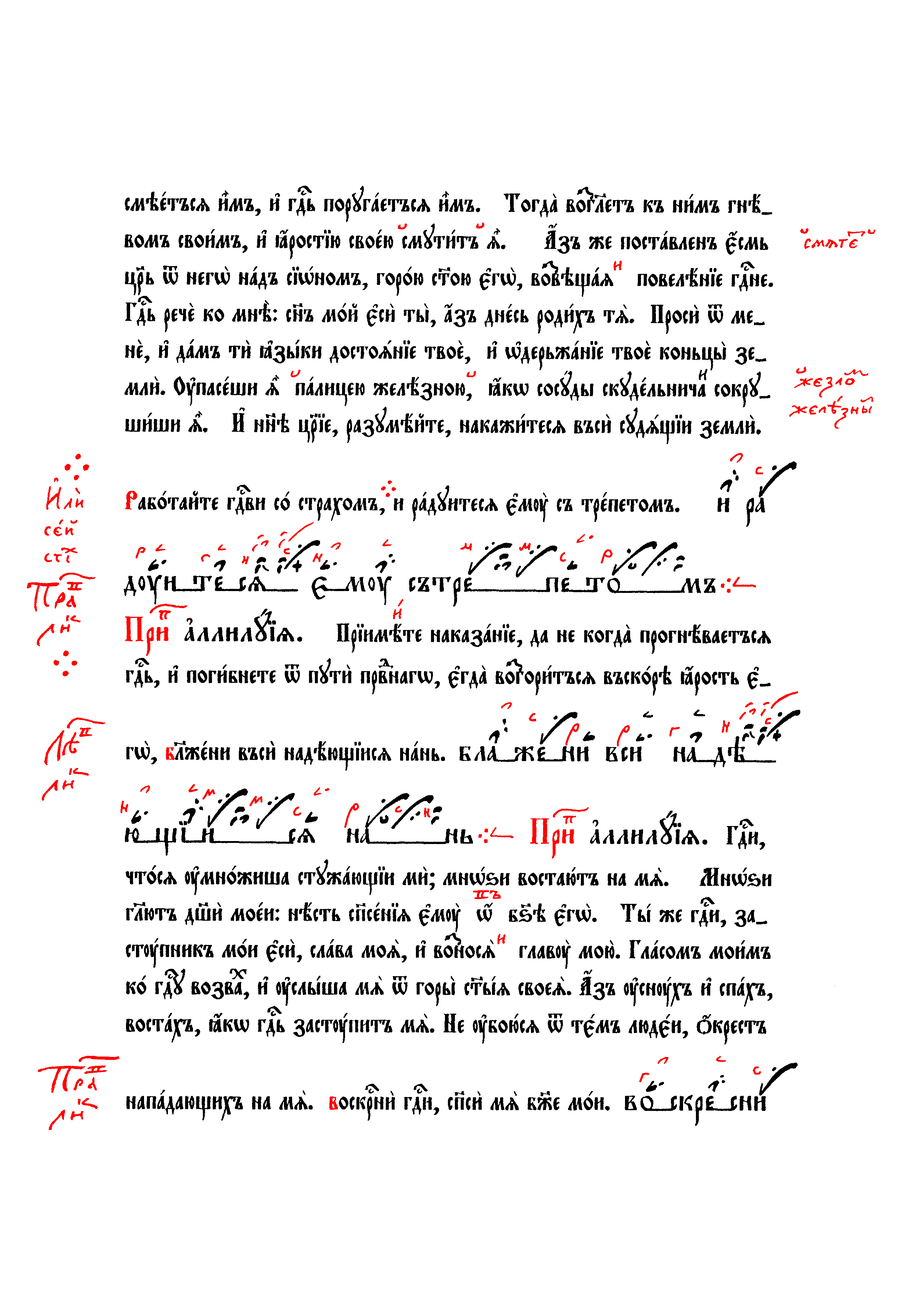
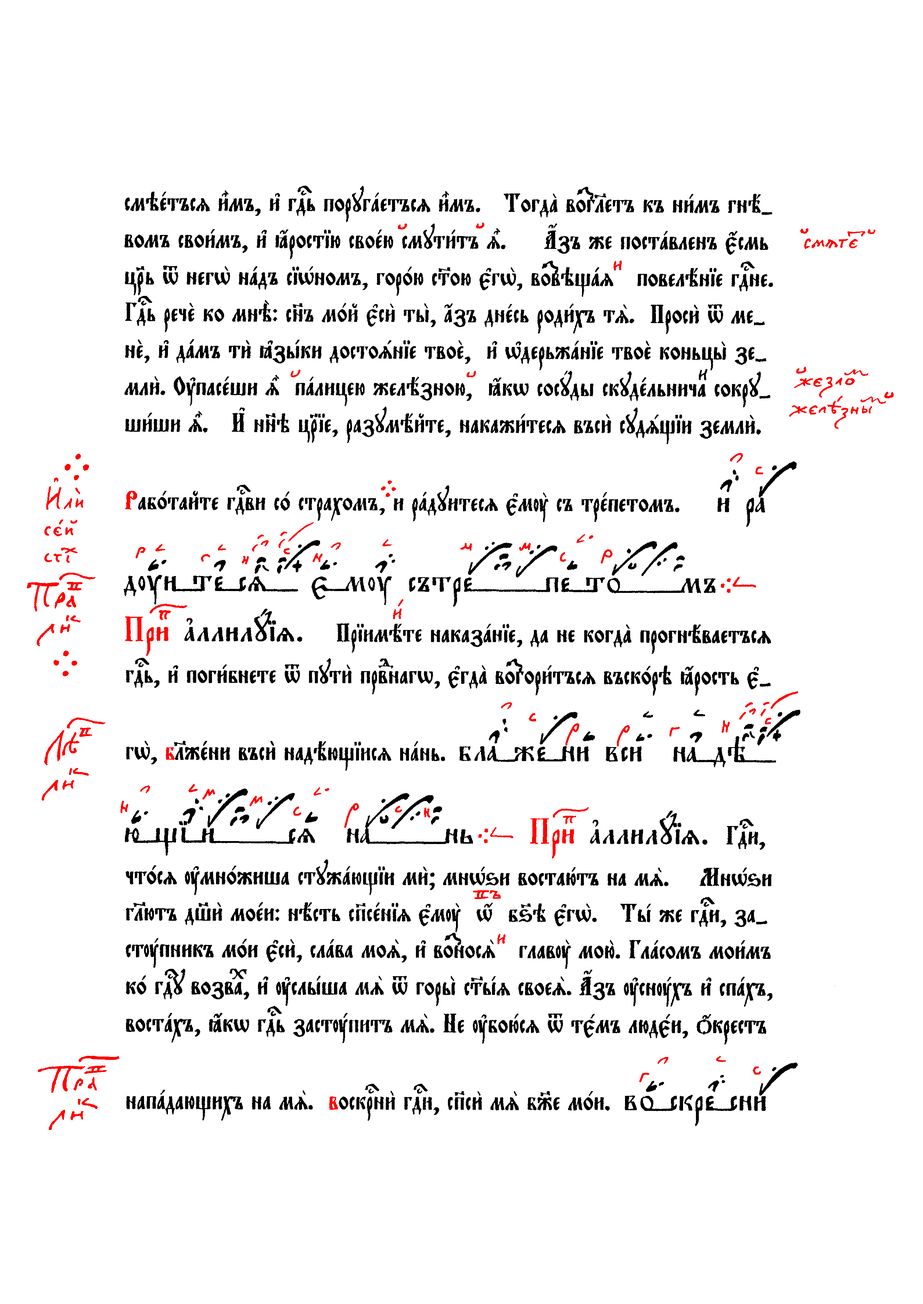
Layer changes from the first 923px x 1304px image to the second:
painted on "Червила" over <box>870,391,894,404</box>
